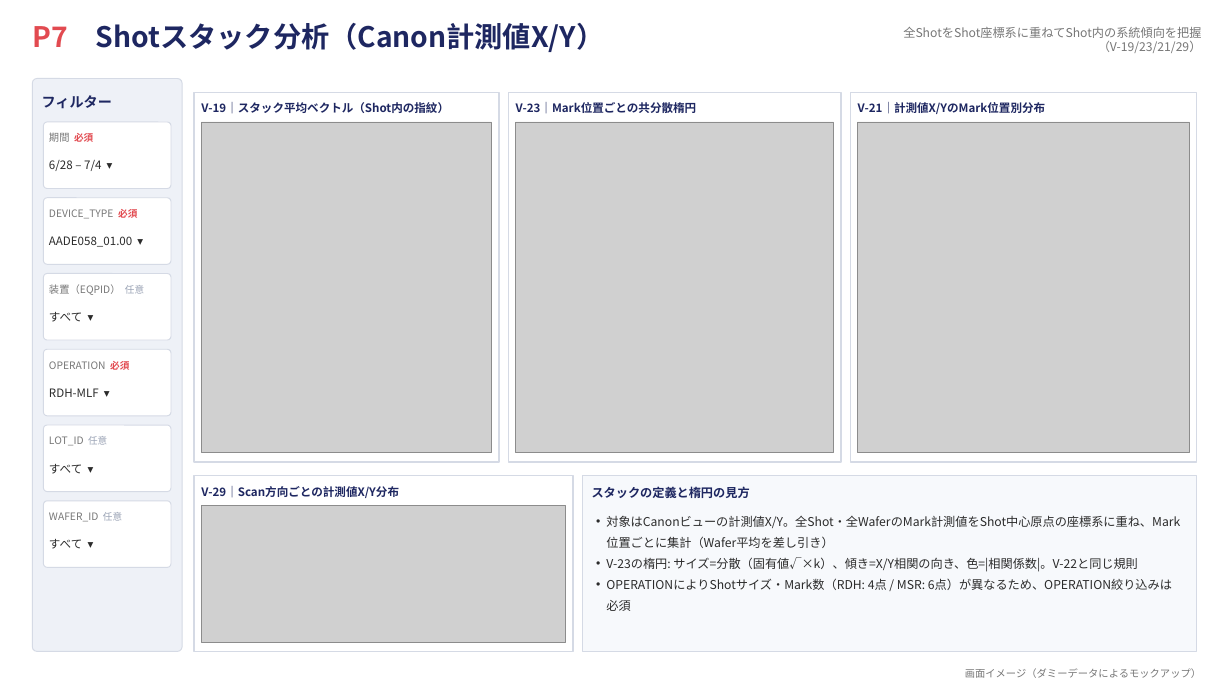
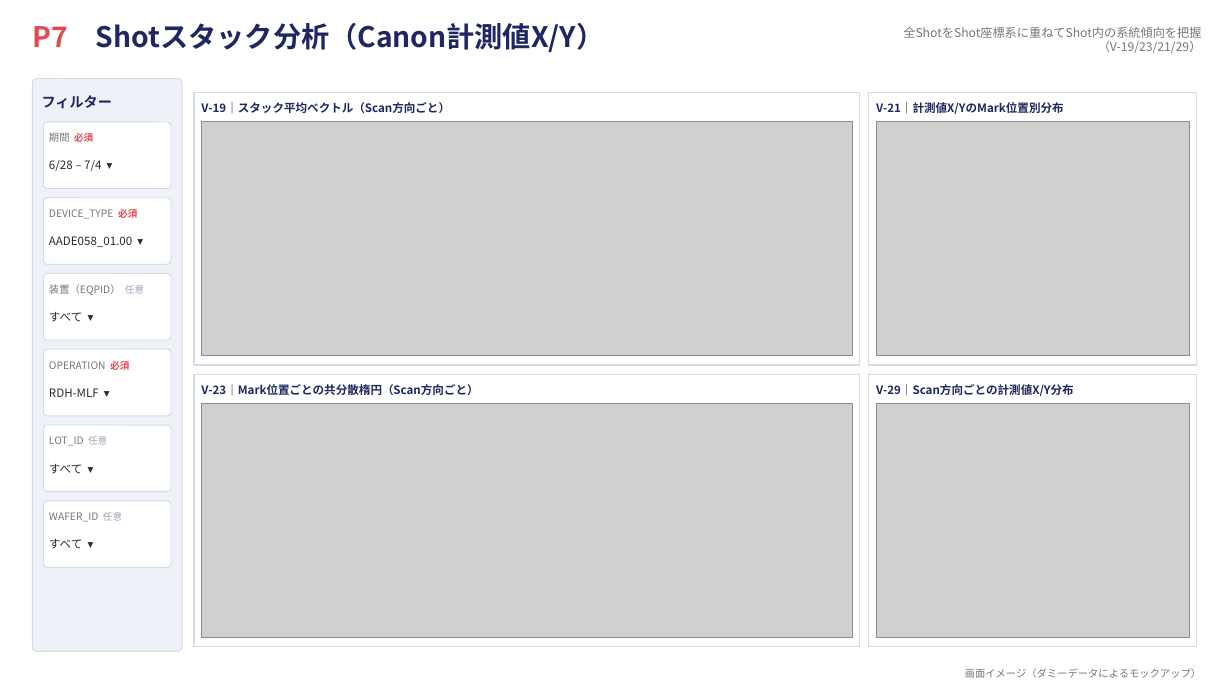
Before and after one commit to rsakamoto-0824/PowerBI_LithoBooster_DashBoard, a slide deck: slide 8 of dashboard_mockup.pptx. Drawn at 1232x693 pixels with LibreOffice and Linux fonts; fonts in the diff are those of the drawing; grey boxes stand for pictures. Boxes give left, top, right and bottom in pixels: in the first picture for what was removed or moved away, otherwise in the second. Text is boxed around its words. In the diff, an @@ line names an element or a change of style, - is before the commit and + after.

```diff
--- a/dashboard_mockup.pptx
+++ b/dashboard_mockup.pptx
@@ rectangle: place and size @@
-rectangle at bbox=[194, 92, 499, 462]
+rectangle at bbox=[194, 92, 860, 365]
@@ text at bbox=[201, 102, 450, 113]: text changed @@
-V-19｜スタック平均ベクトル（Shot内の指紋）
+V-19｜スタック平均ベクトル（Scan方向ごと）
@@ rectangle: place and size @@
-rectangle at bbox=[850, 92, 1197, 462]
+rectangle at bbox=[869, 92, 1197, 365]
@@ text "V-21｜計測値X/YのMark位置別分布": place and size @@
-text "V-21｜計測値X/YのMark位置別分布" at bbox=[858, 102, 1046, 114]
+text "V-21｜計測値X/YのMark位置別分布" at bbox=[876, 102, 1064, 114]
@@ picture: place and size @@
-picture at bbox=[201, 122, 492, 453]
+picture at bbox=[201, 122, 852, 356]
@@ picture removed at bbox=[516, 122, 834, 453] @@
@@ picture: place and size @@
-picture at bbox=[858, 122, 1189, 453]
+picture at bbox=[876, 122, 1189, 356]
@@ rectangle: place and size @@
-rectangle at bbox=[508, 92, 841, 462]
+rectangle at bbox=[194, 374, 860, 647]
@@ text at bbox=[201, 384, 478, 395]: text changed @@
-V-23｜Mark位置ごとの共分散楕円
+V-23｜Mark位置ごとの共分散楕円（Scan方向ごと）
@@ rectangle: place and size @@
-rectangle at bbox=[194, 476, 573, 652]
+rectangle at bbox=[869, 374, 1197, 647]
@@ text "V-29｜Scan方向ごとの計測値X/Y分布": place and size @@
-text "V-29｜Scan方向ごとの計測値X/Y分布" at bbox=[201, 486, 399, 498]
+text "V-29｜Scan方向ごとの計測値X/Y分布" at bbox=[876, 384, 1074, 396]
@@ picture added at bbox=[201, 404, 852, 638] @@
@@ picture: place and size @@
-picture at bbox=[201, 506, 566, 642]
+picture at bbox=[876, 404, 1189, 638]
@@ rectangle removed at bbox=[582, 476, 1197, 652] @@
@@ text removed at bbox=[592, 486, 750, 498] @@
-スタックの定義と楕円の見方
@@ text removed at bbox=[606, 515, 1180, 590] @@
-• 対象はCanonビューの計測値X/Y。全Shot・全WaferのMark計測値をShot中心原点の座標系に重ね、Mark位置ごとに集計（Wafer平均を差し引き）
-• V-23の楕円: サイズ=分散（固有値√×k）、傾き=X/Y相関の向き、色=|相関係数|。V-22と同じ規則
-• OPERATIONによりShotサイズ・Mark数（RDH: 4点 / MSR: 6点）が異なるため、OPERATION絞り込みは必須
```
Also in this commit, not shown: 4 other slides changed, 1 other file.
